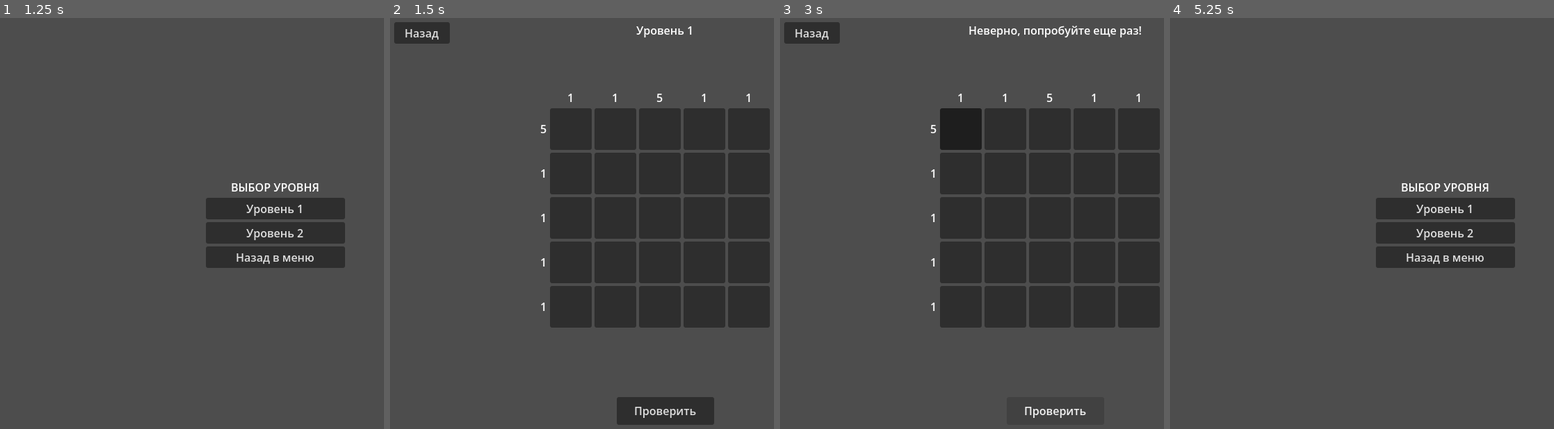
Above: before the commit, frames 1-4 (left to right).
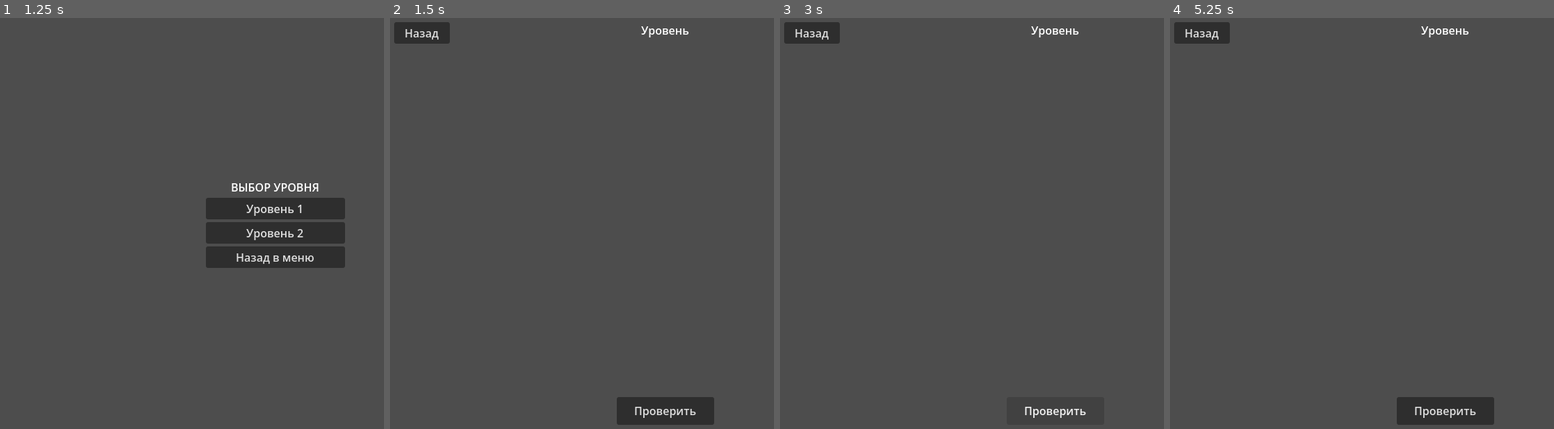
Above: after the commit, the same moments.

Repository: tunder-tunder/nonogramm
Game: Godot game, scene res://Main.tscn
Two runs of this game, one before a commit and one after it. Both use one fixed random seed, a clock stepped at 60 frames per second and the inputs below.
Inputs (mouse positions are in pixels of both pictures, inside the frame that each line leads up to):
- Up to frame 1 (1.25 s): click "Начать игру" at 0.5 s
- Up to frame 2 (1.5 s): click "Уровень 1" at 1.25 s
- Up to frame 3 (3 s): click (960, 128) at 2.02 s; click "Проверить" at 2.75 s
- Up to frame 4 (5.25 s): click (1396, 128) at 3.52 s; click "Назад" at 4.25 s; click (1446, 223) at 5 s, where only the run before the commit has a clickable "Начать игру"

Frame 1 is identical in both runs. In frame 2, 28% of the frame differs, in the area x 39-99%, y 2-76%; in frame 3, 28%, in the area x 39-99%, y 1-76%; in frame 4, 8.4%.
Error after the commit: Parse Error: Identifier "GameManager" not declared in the current scope. (res://scripts/level_view.gd:54)

Commit message:
Create visual theme system and improve level management
- Added NonogramTheme.tres resource with StyleBoxFlat definitions for empty, filled, and cross cell states
- Updated .gitignore with comprehensive file exclusion patterns for builds, dependencies, and system files
- Modified game_manager.gd to implement level indexing system and resource preloading instead of direct data passing
- Updated level_select.gd to emit level indices instead of level data objects for improved management
- Enhanced level_view.gd to load and apply theme styles for different cell states using StyleBoxFlat resources
- Integrated theme-based styling for cells (white for empty, black for filled, blue for crosses) with proper visual overrides
- Implemented proper level progression system using GameManager's indexed level loading
- Improved victory banner functionality with better user interaction flow and level completion handling

Diff:
--- /dev/null
+++ b/NonogramTheme.tres
@@ -0,0 +1,40 @@
+[gd_resource type="Theme" load_steps=2 format=3 uid="uid://c2q8w5x9y3z1a"]
+
+[sub_resource type="StyleBoxFlat" id="StyleBoxFlat_empty"]
+bg_color = Color(1, 1, 1, 1)
+border_width_left = 1
+border_width_top = 1
+border_width_right = 1
+border_width_bottom = 1
+border_color = Color(0.2, 0.2, 0.2, 1)
+cornerRadius_top_left = 2
+cornerRadius_top_right = 2
+cornerRadius_bottom_right = 2
+cornerRadius_bottom_left = 2
+
+[sub_resource type="StyleBoxFlat" id="StyleBoxFlat_filled"]
+bg_color = Color(0, 0, 0, 1)
+border_width_left = 1
+border_width_top = 1
+border_width_right = 1
+border_width_bottom = 1
+border_color = Color(0.2, 0.2, 0.2, 1)
+cornerRadius_top_left = 2
+cornerRadius_top_right = 2
+cornerRadius_bottom_right = 2
+cornerRadius_bottom_left = 2
+
+[sub_resource type="StyleBoxFlat" id="StyleBoxFlat_cross"]
+bg_color = Color(0, 0.5, 1, 1)
+border_width_left = 1
+border_width_top = 1
+border_width_right = 1
+border_width_bottom = 1
+border_color = Color(0.2, 0.2, 0.2, 1)
+cornerRadius_top_left = 2
+cornerRadius_top_right = 2
+cornerRadius_bottom_right = 2
+cornerRadius_bottom_left = 2
+
+[resource]
+theme_name = "NonogramTheme"
--- a/scripts/game_manager.gd
+++ b/scripts/game_manager.gd
@@ -1,8 +1,16 @@
 extends Node
 
 var current_scene: Node = null
+var current_level_index: int = 0
+var level_resources: Array = []
 
 func _ready():
+	# Предзагружаем все уровни
+	level_resources = [
+		preload("res://levels/level_1.tres"),
+		preload("res://levels/level_2.tres")
+	]
+
 	# Создаем главное меню при старте
 	load_main_menu()
 
@@ -28,11 +36,19 @@
 
 	# Подключаемся к сигналу выбора уровня
 	if level_select_scene.has_signal("level_selected"):
-		level_select_scene.connect("level_selected", load_level)
+		level_select_scene.connect("level_selected", load_level_by_index)
 
 	# Кнопка назад в меню (если есть)
 	if level_select_scene.has_signal("back_to_menu_pressed"):
 		level_select_scene.connect("back_to_menu_pressed", load_main_menu)
+
+func load_level_by_index(index: int):
+	current_level_index = index
+	if index >= 0 and index < level_resources.size():
+		load_level(level_resources[index])
+	else:
+		print("Уровень с индексом ", index, " не найден!")
+		load_main_menu()
 
 func load_level(level_data: Resource):
 	if current_scene:
@@ -54,5 +70,16 @@
 		level_scene.connect("back_to_menu_pressed", load_main_menu)
 
 func _on_level_completed():
-	# После победы переходим на следующий уровень или в меню выбора
-	load_level_select()
+	# Сигнал победы - ничего не делаем, ждем действий игрока через баннер
+	pass
+
+func get_current_level_index() -> int:
+	return current_level_index
+
+func get_level(index: int) -> Resource:
+	if index >= 0 and index < level_resources.size():
+		return level_resources[index]
+	return null
+
+func has_level(index: int) -> bool:
+	return index >= 0 and index < level_resources.size()
--- a/scripts/level_select.gd
+++ b/scripts/level_select.gd
@@ -1,25 +1,18 @@
 extends Control
 
-signal level_selected(level_data: Resource)
+signal level_selected(level_index: int)
 signal back_to_menu_pressed
 
-var level_1_data: LevelData
-var level_2_data: LevelData
-
 func _ready():
-	# Загружаем данные уровней из ресурсов
-	level_1_data = preload("res://levels/level_1.tres")
-	level_2_data = preload("res://levels/level_2.tres")
-
 	$VBoxContainer/Level1Button.connect("pressed", _on_level1_pressed)
 	$VBoxContainer/Level2Button.connect("pressed", _on_level2_pressed)
 	$VBoxContainer/BackButton.connect("pressed", _on_back_pressed)
 
 func _on_level1_pressed():
-	level_selected.emit(level_1_data)
+	level_selected.emit(0)  # Индекс первого уровня
 
 func _on_level2_pressed():
-	level_selected.emit(level_2_data)
+	level_selected.emit(1)  # Индекс второго уровня
 
 func _on_back_pressed():
 	back_to_menu_pressed.emit()
--- a/scripts/level_view.gd
+++ b/scripts/level_view.gd
@@ -7,6 +7,7 @@
 var player_grid: Array = []  # Состояние игрока: 0 - пусто, 1 - закрашено, 2 - помечено крестиком
 var cell_size: int = 60
 var grid_container: GridContainer
+var theme_resource: Theme
 
 @onready var row_hints_container: VBoxContainer = $RowHintsContainer
 @onready var col_hints_container: HBoxContainer = $ColHintsContainer
@@ -20,13 +21,10 @@
 @onready var menu_button: Button = $VictoryBanner/VictoryButtonsContainer/MenuButton
 @onready var next_level_button: Button = $VictoryBanner/VictoryButtonsContainer/NextLevelButton
 
-# Цвета с высоким контрастом
-const COLOR_FILLED = Color(0.0, 0.0, 0.0)      # Черный для закрашенных ЛКМ
-const COLOR_EMPTY = Color(1.0, 1.0, 1.0)       # Белый для пустых
-const COLOR_CROSS = Color(0.0, 0.5, 1.0)       # Синий для отмеченных ПКМ
-const COLOR_GRID_BORDER = Color(0.0, 0.0, 0.0) # Черные границы
-
 func _ready():
+	# Загружаем тему
+	theme_resource = load("res://NonogramTheme.tres")
+
 	back_button.connect("pressed", _on_back_pressed)
 	check_button.connect("pressed", _on_check_pressed)
 
@@ -51,6 +49,13 @@
 
 		# Подключаем обработку клика по баннеру
 		victory_banner.gui_input.connect(_on_banner_click)
+
+	# Получаем уровень от GameManager
+	if GameManager.has_method("get_current_level_index"):
+		var level_index = GameManager.get_current_level_index()
+		var level_data = GameManager.get_level(level_index)
+		if level_data:
+			set_level_data(level_data)
 
 func set_level_data(data: LevelData):
 	level_data = data
@@ -112,12 +117,18 @@
 			button.name = "Cell_%d_%d" % [x, y]
 			button.set_meta("cell_x", x)
 			button.set_meta("cell_y", y)
+
+			# Применяем начальный стиль (пустая ячейка) из темы
+			var empty_style = theme_resource.get_stylebox("empty", "Button")
+			if empty_style:
+				button.add_theme_stylebox_override("normal", empty_style)
+				button.add_theme_stylebox_override("hover", empty_style)
+				button.add_theme_stylebox_override("pressed", empty_style)
+
 			button.connect("gui_input", Callable(self, "_on_cell_gui_input").bind(x, y))
 			grid_container.add_child(button)
 
 	main_grid_container.add_child(grid_container)
-
-	_update_grid_visuals()
 
 func _calculate_row_hints() -> Array:
 	var hints = []
@@ -187,17 +198,31 @@
 		for x in range(level_data.grid_size):
 			var button = get_button(x, y)
 			if button:
-				# Сбрасываем все стили - пустые клетки всегда белые
-				button.self_modulate = COLOR_EMPTY
-				button.text = ""
-
-				if player_grid[y][x] == 1:
-					# Закрашенная клетка - черный цвет (ЛКМ)
-					button.self_modulate = COLOR_FILLED
+				var style: StyleBox
+				if player_grid[y][x] == 0:
+					# Пустая клетка - БЕЛЫЙ цвет (из темы)
+					style = theme_resource.get_stylebox("empty", "Button")
+					button.text = ""
+				elif player_grid[y][x] == 1:
+					# Закрашенная клетка - ЧЕРНЫЙ цвет (из темы)
+					style = theme_resource.get_stylebox("filled", "Button")
+					button.text = ""
 				elif player_grid[y][x] == 2:
-					# Крестик - синий цвет (ПКМ)
-					button.self_modulate = COLOR_CROSS
+					# Крестик - СИНИЙ цвет (из темы)
+					style = theme_resource.get_stylebox("cross", "Button")
 					button.text = "✕"
+
+				if style:
+					button.add_theme_stylebox_override("normal", style)
+					button.add_theme_stylebox_override("hover", style)
+					button.add_theme_stylebox_override("pressed", style)
+
+					# Цвет текста для крестика
+					if player_grid[y][x] == 2:
+						button.add_theme_color_override("font_color", Color.WHITE)
+						button.add_theme_font_size_override("font_size", 30)
+					else:
+						button.remove_theme_color_override("font_color")
 
 func get_button(x: int, y: int) -> Button:
 	# Находим кнопку по координатам x, y в grid_container
@@ -260,8 +285,13 @@
 	back_to_menu_pressed.emit()
 
 func _on_next_level_pressed():
-	# Сигнал для загрузки следующего уровня (будет обработан в GameManager)
-	level_completed.emit()
+	# Переходим на следующий уровень
+	var next_index = GameManager.current_level_index + 1
+	if GameManager.has_level(next_index):
+		GameManager.load_level_by_index(next_index)
+	else:
+		# Если уровни закончились, возвращаемся в меню выбора уровней
+		GameManager.load_level_select()
 
 func _on_back_pressed():
 	back_to_menu_pressed.emit()
Not shown, changed: .gitignore
